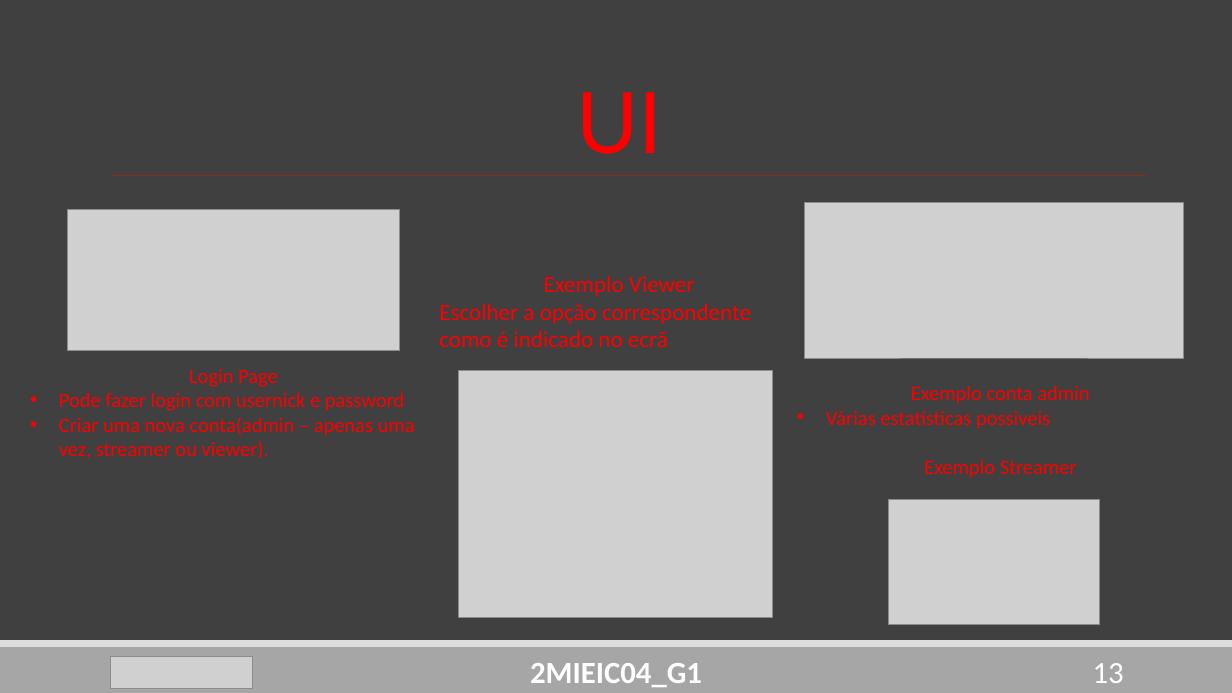
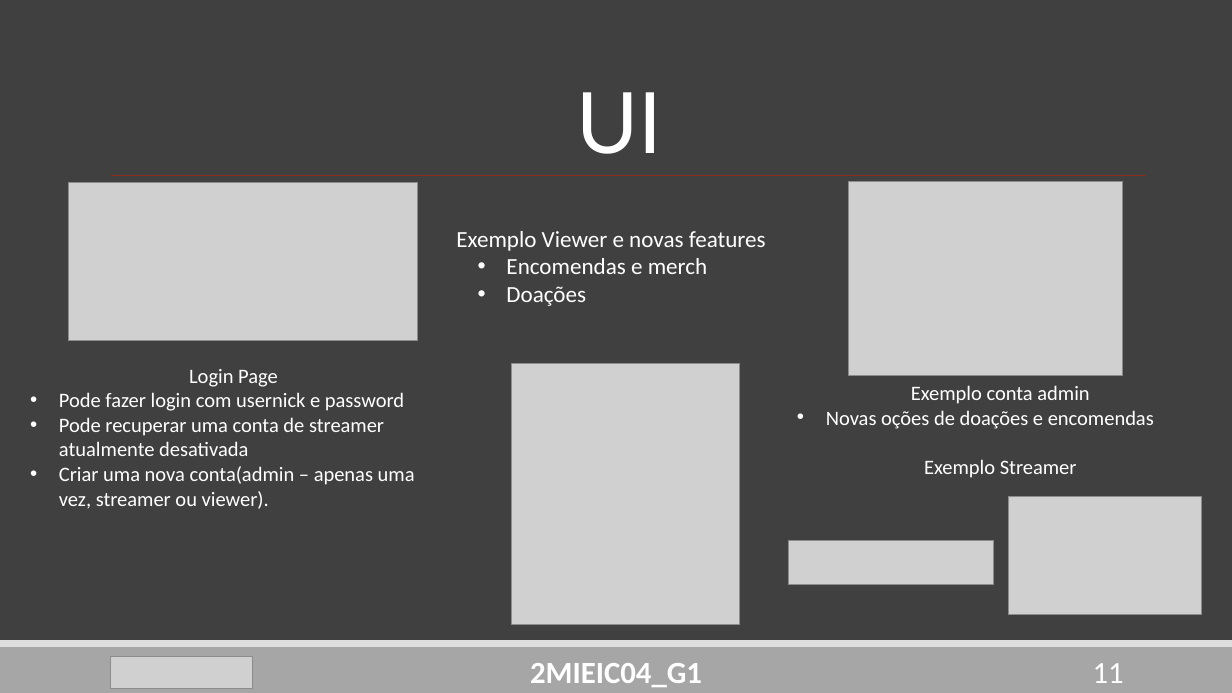
Before and after one commit to DoStini/FEUP-AEDA-proj, a slide deck: slide 11 of StreamZ__P2.pptx (slide 13 before the commit). Drawn at 1232x693 pixels with LibreOffice and Linux fonts; fonts in the diff are those of the drawing; grey boxes stand for pictures. Boxes give left, top, right and bottom in pixels: in the first picture for what was removed or moved away, otherwise in the second. Text is boxed around its words. In the diff, an @@ line names an element or a change of style, - is before the commit and + after.

```diff
--- a/StreamZ__P2.pptx
+++ b/StreamZ__P2.pptx
@@ title "UI" at [576,92,661,154]: text colour #FF0000 to #FFFFFF @@
@@ picture: place and size @@
-picture at [67,210,400,351]
+picture at [68,183,418,341]
@@ picture: place and size @@
-picture at [805,202,1183,359]
+picture at [849,182,1124,375]
@@ text at [456,231,766,306]: text changed; text colour #FF0000 to #FFFFFF @@
-Exemplo Viewer
-Escolher a opção correspondente como é indicado no ecrã
+Exemplo Viewer e novas features
+  • Encomendas e merch
+  • Doações
@@ text at [59,369,415,509]: text colour #FF0000 to #FFFFFF in "Login Page", "Pode fazer login com usernick e password", "Criar uma nova conta(admin – apenas uma ..." @@
@@ picture: place and size @@
-picture at [459,371,774,617]
+picture at [512,364,739,625]
@@ text at [911,385,1089,478]: text colour #FF0000 to #FFFFFF in "Exemplo conta admin", "Exemplo Streamer" @@
@@ text at [59,417,384,456]: paragraph added @@
+• Pode recuperar uma conta de streamer atualmente desativada
@@ text at [826,410,1154,429]: text changed; text colour #FF0000 to #FFFFFF @@
-• Várias estatísticas possiveis
+• Novas oções de doações e encomendas
@@ picture removed at [889,499,1099,625] @@
@@ picture added at [1008,496,1202,615] @@
@@ picture added at [789,541,994,585] @@
@@ page number at [1093,663,1124,683]: text changed @@
-13
+11
```
Also in this commit, not shown: 3 other slides changed, 2 slides removed, 3 other files.
